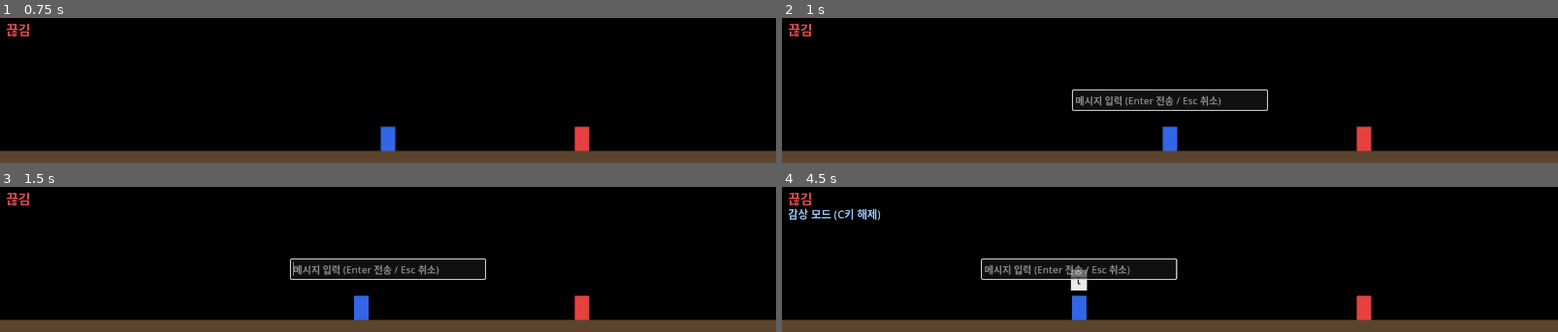
Above: before the commit, frames 1-4 (two rows, left to right).
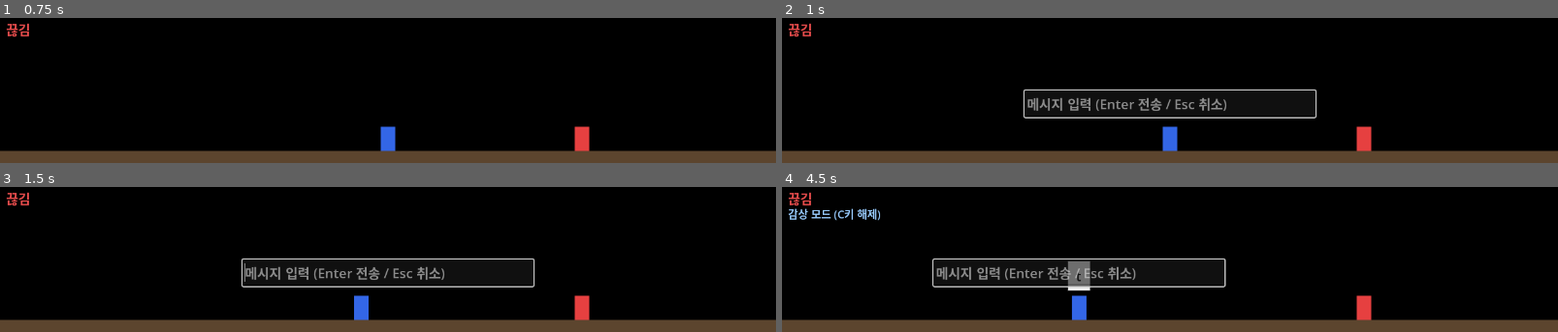
Above: after the commit, the same moments.

Repository: isjkms/Terrarium_Client
Game: Godot game, scene res://main.tscn
Two runs of this game, one before a commit and one after it. Both use one fixed random seed, a clock stepped at 60 frames per second and the inputs below. This scene is started directly instead of the project's main scene. The engine's default icon, where the game draws it, is replaced by a stand-in: a white triangle on a blue panel in a dark square.
Inputs:
- Up to frame 1 (0.75 s): tap Enter at 0.5, 0.6 s; hold Right (ui_right) from 0.53 s (still down)
- Up to frame 2 (1 s): keep holding Right (ui_right); tap Keypad Enter at 0.8 s
- Up to frame 3 (1.5 s): tap Space at 1.25 s; release Right (ui_right) at 1.28 s; hold Left (ui_left) from 1.28 s (still down); tap Keypad Enter at 1.35 s
- Up to frame 4 (4.5 s): tap Enter at 1.55, 2.1, 2.75, 3.05, 4.25 s; release Left (ui_left) at 2.03 s; hold Right (ui_right) 2.03-3.53 s; tap Keypad Enter at 2.3, 2.85, 3.8 s; tap Space at 3.5 s; hold Left (ui_left) from 3.53 s (still down); tap T at 3.6 s; tap C at 4.35 s

Frame 1 is identical in both runs. In frame 2, 2.1% of the frame differs, in the area x 31-69%, y 49-70%; in frame 3, 2.1%; in frame 4, 2.4%, in the area x 19-58%, y 49-72%.

Commit message:
[CL-031][fix] 채팅 엔터 중복 입력/크기 수정
https://github.com/isjkms/Terrarium_Client/issues/30

Diff:
--- a/main.gd
+++ b/main.gd
@@ -115,8 +115,9 @@
 	_chat_input = LineEdit.new()
 	_chat_input.placeholder_text = "메시지 입력 (Enter 전송 / Esc 취소)"
 	_chat_input.max_length = CHAT_MAX_LENGTH
-	_chat_input.custom_minimum_size = Vector2(320, 0)
-	_chat_input.size = Vector2(320, 0)
+	_chat_input.add_theme_font_size_override("font_size", CHAT_FONT_SIZE)
+	_chat_input.custom_minimum_size = Vector2(CHAT_INPUT_WIDTH, 44)
+	_chat_input.size = Vector2(CHAT_INPUT_WIDTH, 44)
 	_chat_input.visible = false
 	add_child(_chat_input)
 	_chat_input.text_submitted.connect(_on_chat_submitted)
@@ -183,6 +184,8 @@
 ## CL-031: 말풍선 채팅 (protocol.md chat 타입)
 const CHAT_BUBBLE_TTL := 5.0      # 4.3.1: 전송 시점부터 5초 표시
 const CHAT_MAX_LENGTH := 100
+const CHAT_FONT_SIZE := 22
+const CHAT_INPUT_WIDTH := 480.0
 var _chat_input: LineEdit
 var _chat_active := false
 var _chat_bubbles := {}           # playerId -> { "text": String, "ttl": float }
@@ -198,6 +201,8 @@
 		# CL-031: Enter로 채팅 입력 진입 (입력 중 Enter는 LineEdit이 소비해 전송됨)
 		if not _chat_active:
 			_open_chat()
+			# 진입에 쓴 Enter가 방금 포커스 받은 LineEdit으로 새어들어가 두 번 입력되는 것을 막는다.
+			get_viewport().set_input_as_handled()
 	elif event is InputEventKey and event.pressed and not event.echo and event.keycode == KEY_T:
 		# CL-021: T 키로 always-on-top 토글
 		_always_on_top = not _always_on_top
@@ -394,9 +399,9 @@
 
 func _draw_bubble(floor_x: float, text: String) -> void:
 	var font := ThemeDB.fallback_font
-	var fs := 16
+	var fs := CHAT_FONT_SIZE
 	var ts := font.get_string_size(text, HORIZONTAL_ALIGNMENT_LEFT, -1, fs)
-	var pad := Vector2(10, 6)
+	var pad := Vector2(14, 9)
 	var box_w := ts.x + pad.x * 2.0
 	var box_h := ts.y + pad.y * 2.0
 	var px := floor_x * world_width
